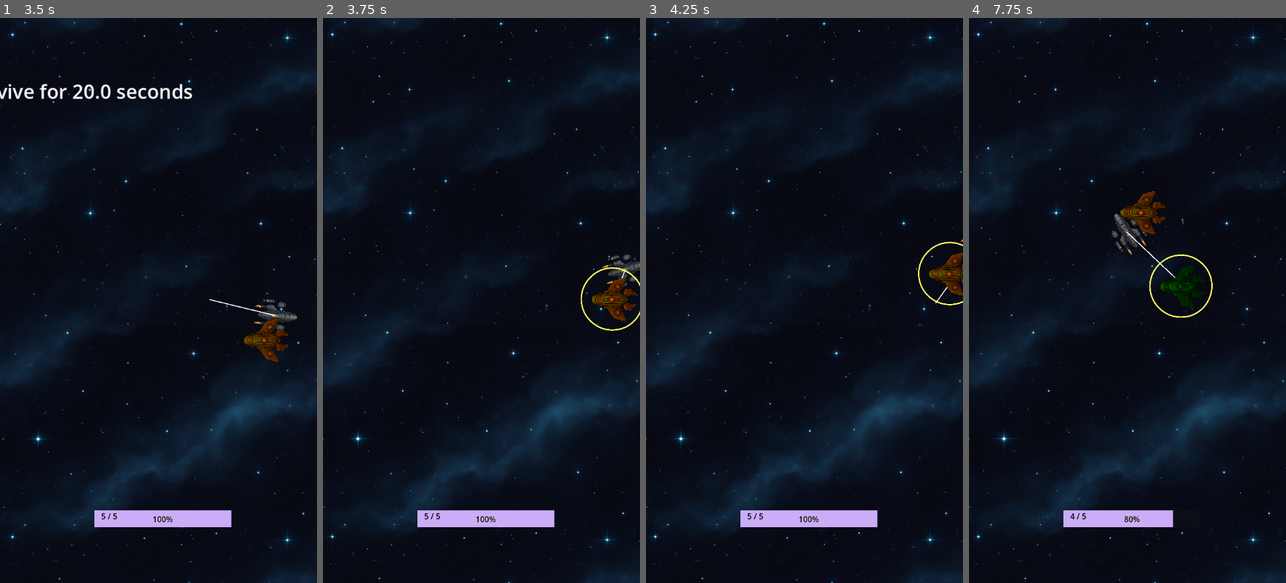
Above: before the commit, frames 1-4 (left to right).
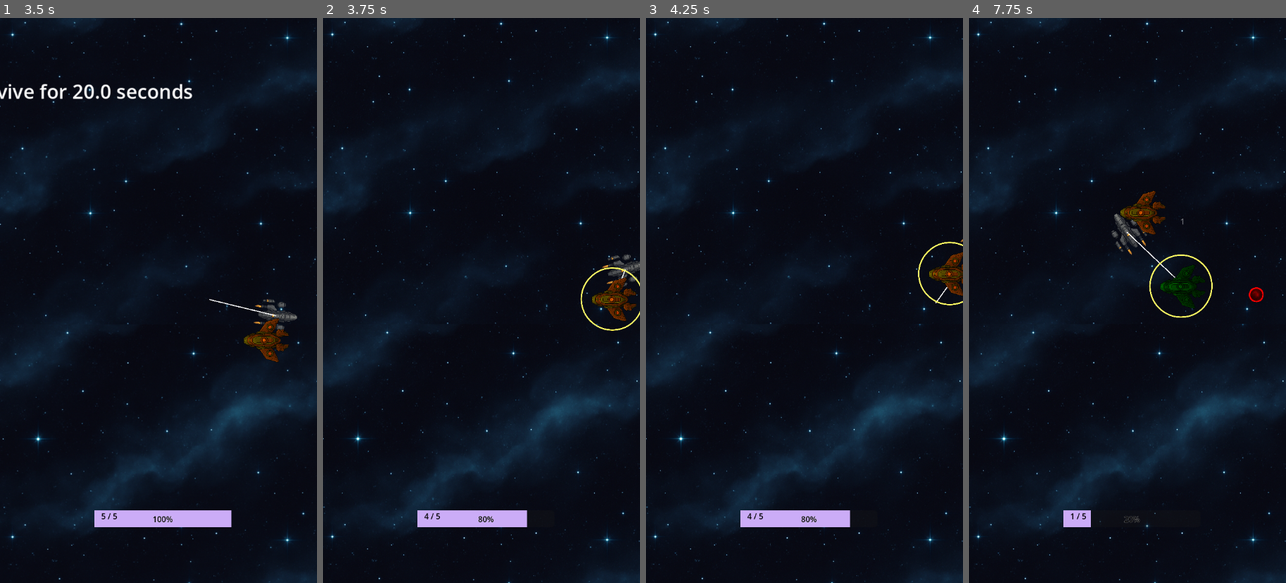
Above: after the commit, the same moments.

Repository: samjhill/echo-sector
Game: Godot game, scene res://hangar.tscn
Two runs of this game, one before a commit and one after it. Both use one fixed random seed, a clock stepped at 60 frames per second and the inputs below.
Inputs (mouse positions are in pixels of both pictures, inside the frame that each line leads up to):
- Up to frame 1 (3.5 s): click "Launch" at 0.5 s; tap Enter at 1.25 s; move the mouse to (228, 272) at 1.27 s; hold Right (ui_right) 1.28-2.03 s; click (228, 272) at 1.42 s; move the mouse to (95, 328) at 2.02 s; hold Down (ui_down) 2.03-2.78 s; move the mouse to (190, 176) at 2.77 s; hold Right (ui_right) from 2.78 s (still down)
- Up to frame 2 (3.75 s): move the mouse to (589, 340) at 3.52 s; release Right (ui_right) at 3.53 s; hold Up (ui_up) from 3.53 s (still down); click (589, 340) at 3.67 s
- Up to frame 3 (4.25 s): keep holding Up (ui_up)
- Up to frame 4 (7.75 s): move the mouse to (1222, 385) at 4.27 s; release Up (ui_up) at 4.28 s; hold Left (ui_left) 4.28-5.78 s; move the mouse to (1089, 91) at 5.02 s; click (1089, 91) at 5.17 s; move the mouse to (1143, 300) at 5.77 s; hold Down (ui_down) 5.78-6.53 s; click (1143, 300) at 5.92 s; move the mouse to (1079, 159) at 6.52 s; hold Right (ui_right) 6.53-7.28 s; move the mouse to (1197, 300) at 7.27 s; hold Up (ui_up) from 7.28 s (still down); click (1197, 300) at 7.42 s

Frame 1 is identical in both runs. In frame 2, 0.3% of the frame differs, in the area x 32-74%, y 87-91%; in frame 3, 0.3%; in frame 4, 0.9%, in the area x 32-93%, y 47-91%.

Commit message:
enemy projectile color - differentiate from player projectile color

Diff:
--- a/enemy_projectile.gd
+++ b/enemy_projectile.gd
@@ -1,8 +1,14 @@
 # enemy_projectile.gd
 extends Area2D
 
+@export var color: Color = Color.RED
 @export var speed := 300.0
+@onready var sprite := $Sprite2D
+
 var direction := Vector2.ZERO
+
+func _ready():
+	sprite.modulate = color
 
 func _process(delta):
 	position += direction * speed * delta
--- a/main.gd
+++ b/main.gd
@@ -25,10 +25,12 @@
 			enemy.speed = 120
 			enemy.max_health = 2
 			enemy.color = Color.YELLOW # Fast
+			enemy.fire_interval = 1
 		2:
 			enemy.speed = 100
 			enemy.max_health = 3
 			enemy.color = Color.RED # Balanced
+			enemy.fire_interval = 3
 
 	# Spawn enemy at screen edge
 	var screen_size = get_viewport_rect().size
